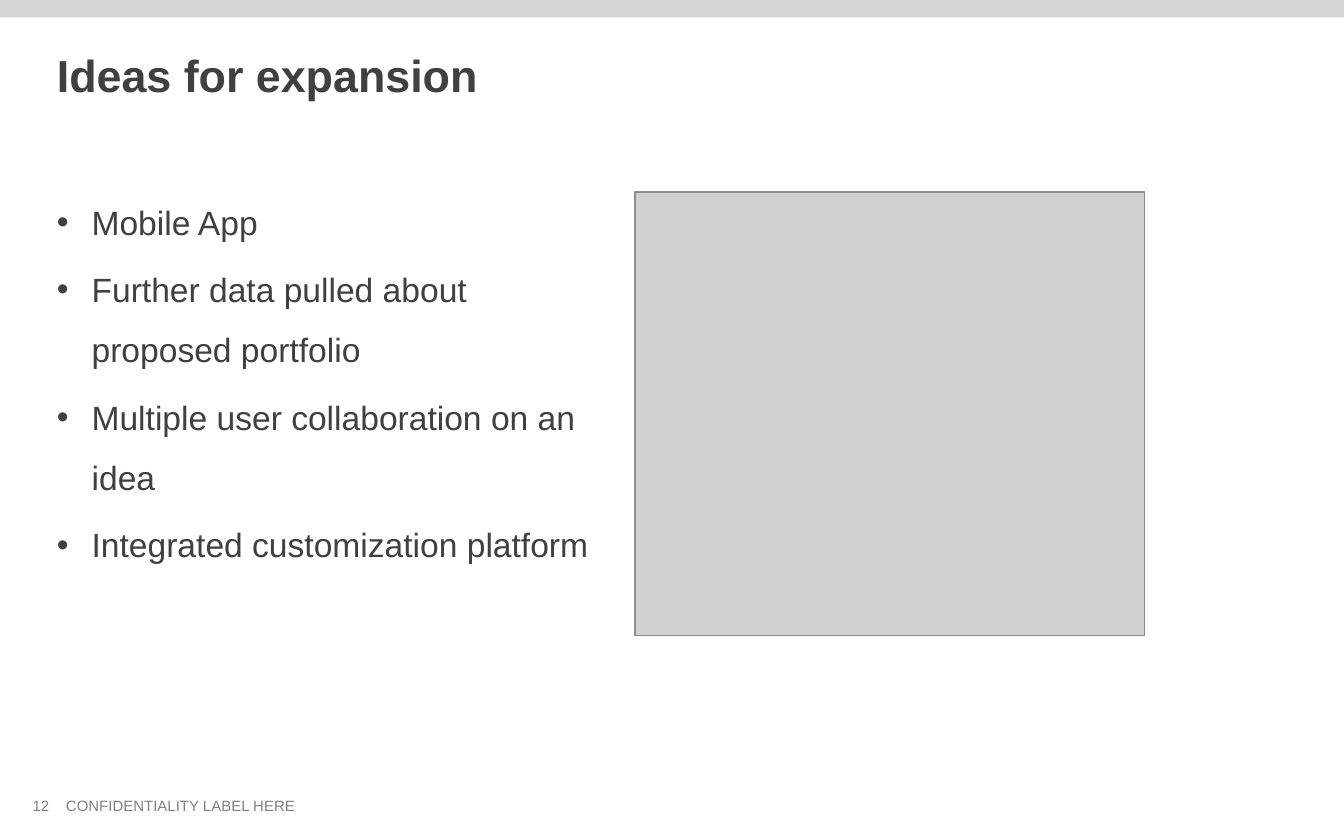
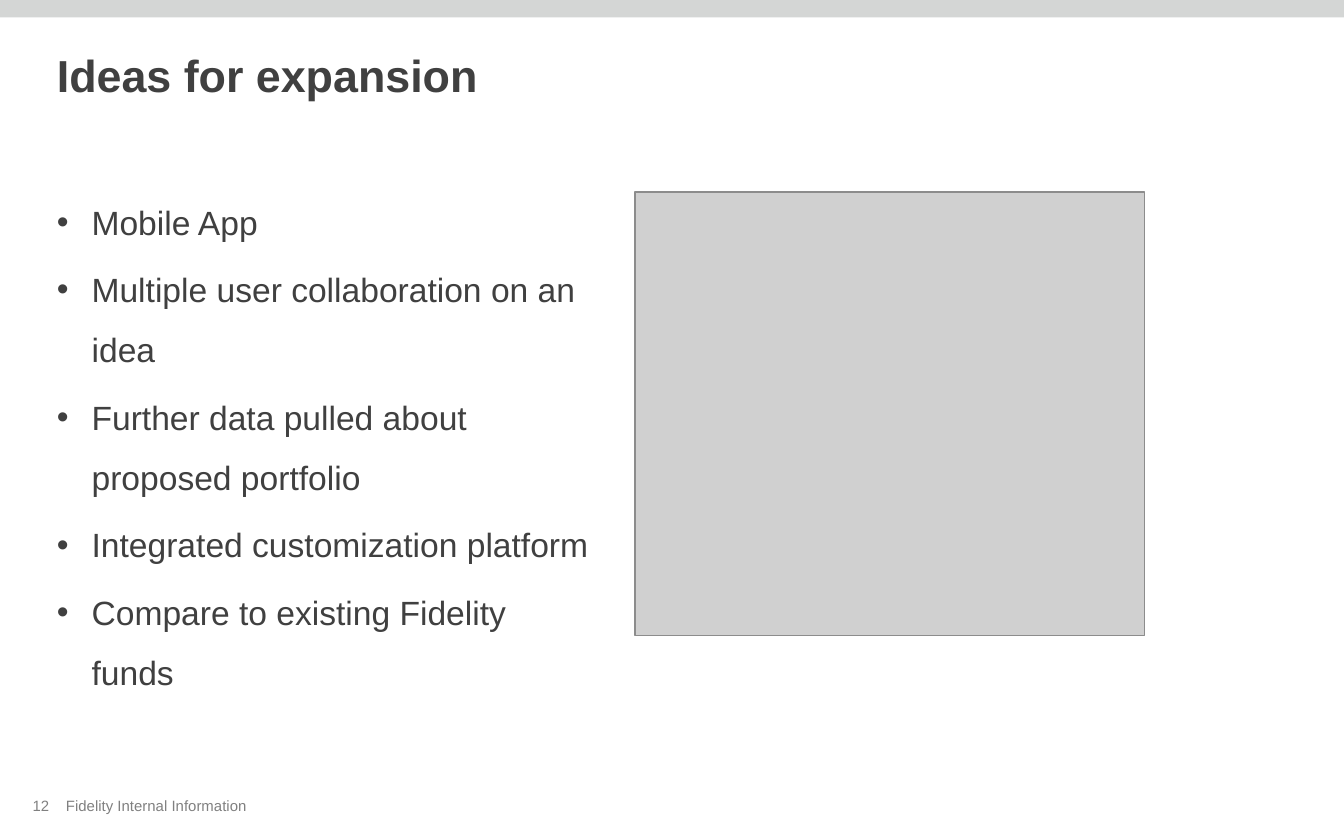
Before and after one commit to thomas-pontikes/greenhouse, a slide deck: slide 12 of CMF.pptx. Drawn at 1344x840 pixels with LibreOffice and Linux fonts; fonts in the diff are those of the drawing; grey boxes stand for pictures; background and template pictures are left out. Boxes give left, top, right and bottom in pixels: in the first picture for what was removed or moved away, otherwise in the second. Text is boxed around its words. In the diff, an @@ line names an element or a change of style, - is before the commit and + after.

```diff
--- a/CMF.pptx
+++ b/CMF.pptx
@@ text at [92,277,575,363]: paragraph added @@
+• Multiple user collaboration on an idea
@@ text at [92,405,575,491]: paragraph removed @@
-• Multiple user collaboration on an idea
@@ text at [92,600,506,686]: paragraph added @@
+• Compare to existing Fidelity funds
@@ text removed at [66,800,295,811] @@
-CONFIDENTIALITY LABEL HERE
@@ text added at [66,800,247,814], 8 pt, text #808080 @@
+Fidelity Internal Information
```
Also in this commit, not shown: 12 other slides changed.
